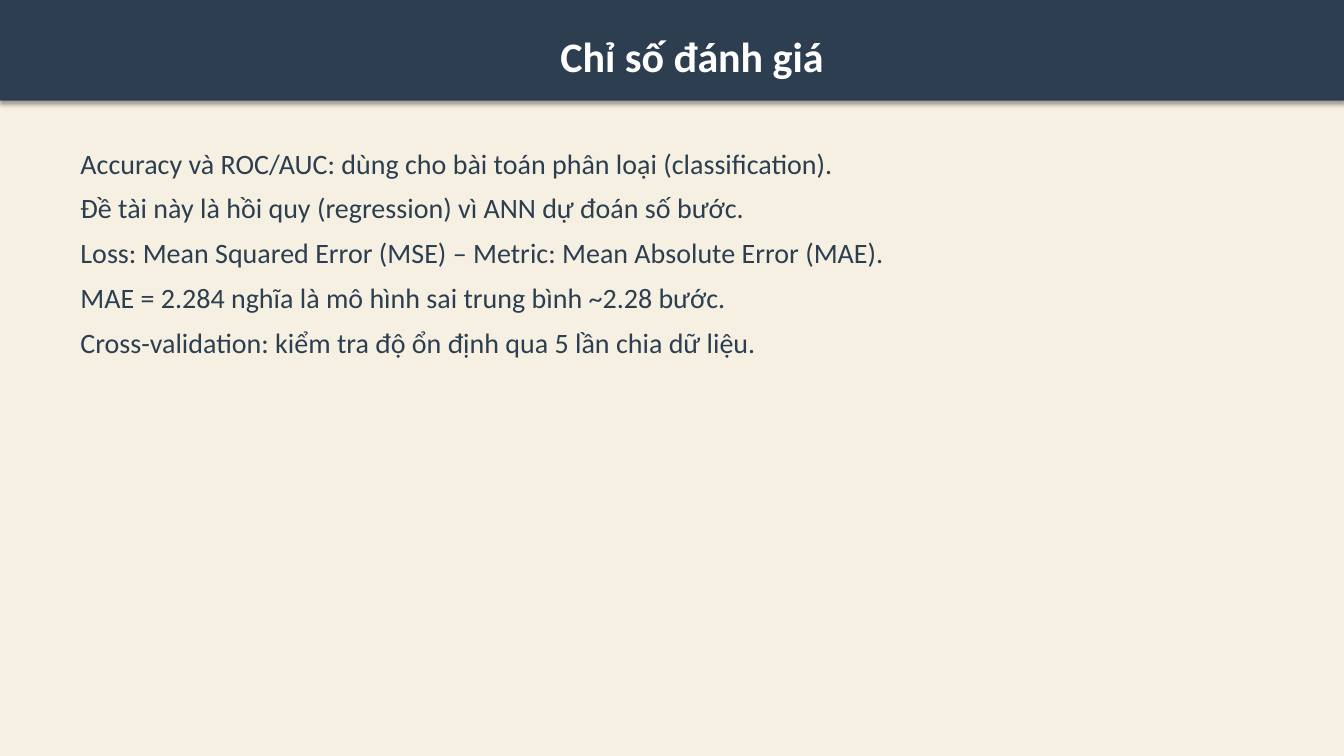
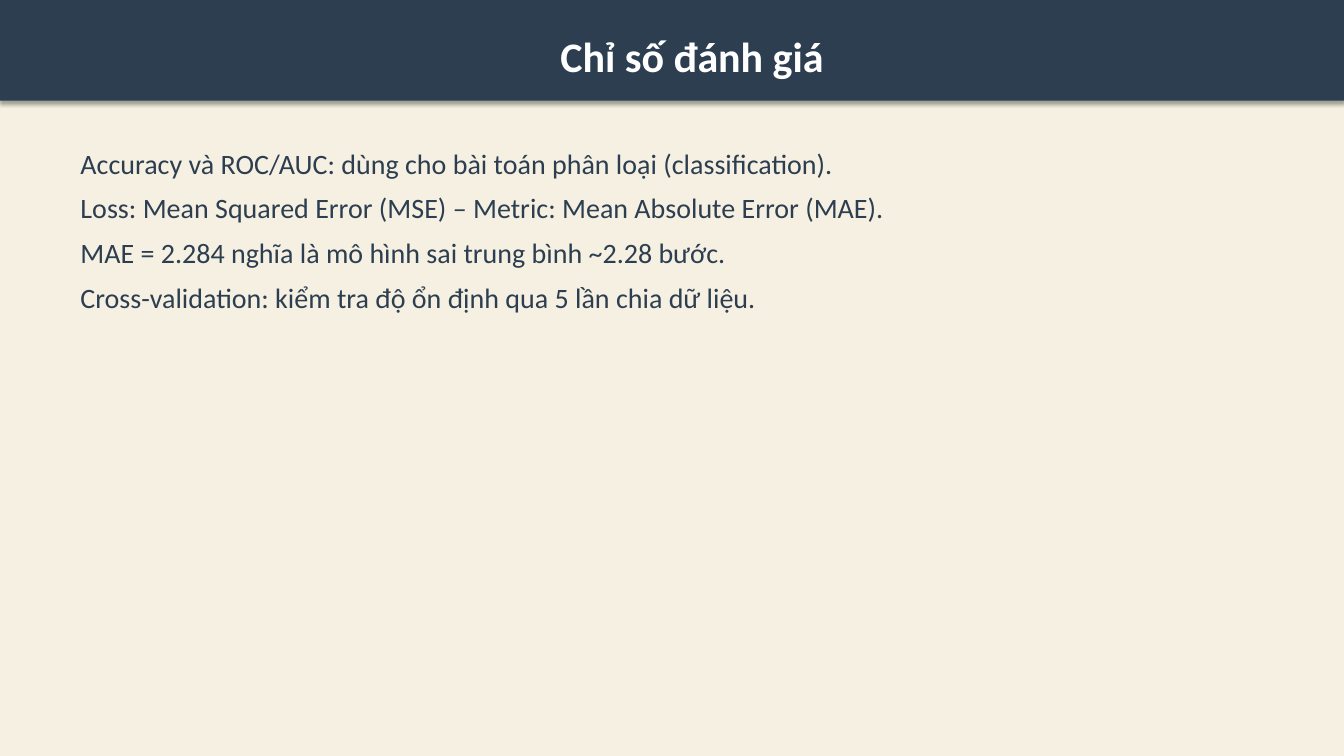
Before and after one commit to qminh77/ai_intro_umt, a slide deck: slide 10 of slides/slides.pptx. Drawn at 1344x756 pixels with LibreOffice and Linux fonts; fonts in the diff are those of the drawing. Boxes give left, top, right and bottom in pixels: in the first picture for what was removed or moved away, otherwise in the second. Text is boxed around its words. In the diff, an @@ line names an element or a change of style, - is before the commit and + after.

```diff
--- a/slides/slides.pptx
+++ b/slides/slides.pptx
@@ text at bbox=[80, 197, 744, 223]: paragraph removed @@
-Đề tài này là hồi quy (regression) vì ANN dự đoán số bước.
```
Also in this commit, not shown: 35 other files.
